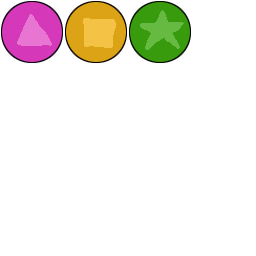
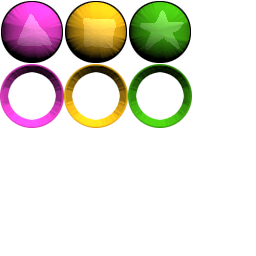
Comparing the layer stacks of the two 256×256 images. Changes:
added layer "Layer copy" above "Layer #5" over (2, 2, 190, 62)
added layer "Layer #4" above "Layer #2" over (0, 64, 192, 128)
hid "Layer" over (2, 2, 190, 62)
